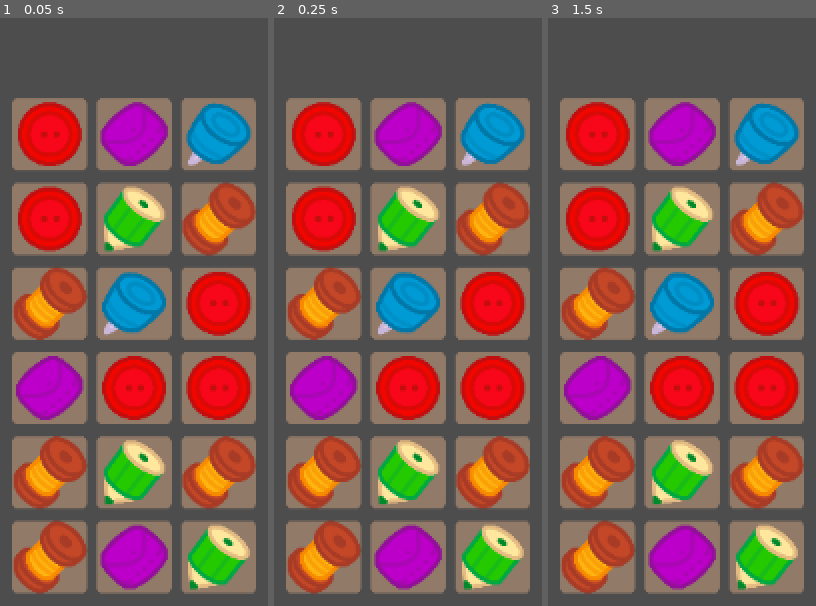
Above: before the commit, frames 1-3 (left to right).
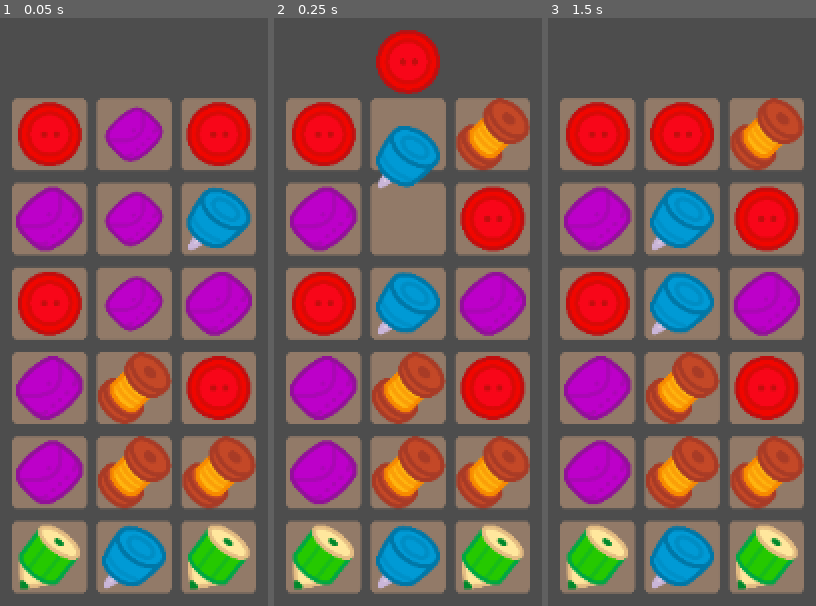
Above: after the commit, the same moments.

Repository: vyacheslavhere/godotm3
Game: Godot game, scene res://scenes/m3.tscn
The game is run twice, just before and just after one commit, with the same random seed, the same clock (stepped at 60 frames per second) and the same inputs.
Inputs (mouse positions are in pixels of both pictures, inside the frame that each line leads up to):
- Up to frame 1 (0.05 s): no input
- Up to frame 2 (0.25 s): no input
- Up to frame 3 (1.5 s): move the mouse to (outside the picture) at 0.52 s; click (outside the picture) at 0.67 s; tap Enter at 1.25 s; move the mouse to (outside the picture) at 1.27 s; click (outside the picture) at 1.42 s

The runs differ from the first frame. In frame 1, 27% of the frame differs, in the area x 5-96%, y 14-98%; in frame 2, 29%, in the area x 5-96%, y 2-98%; in frame 3, 27%.

Commit message:
changed debug info to previous

Diff:
--- a/scripts/board.gd
+++ b/scripts/board.gd
@@ -9,22 +9,22 @@
 	"tiles": [
 		{ "x": 2, "y": 5, "chip": { "kind": "random", "options": {} }, "is_generator": false },
 		{ "x": 1, "y": 5, "chip": { "kind": "random", "options": {} }, "is_generator": false },
-		{ "x": 0, "y": 5, "chip": { "kind": "yellow_chip", "options": {} }, "is_generator": false },
+		{ "x": 0, "y": 5, "chip": { "kind": "random", "options": {} }, "is_generator": false },
 		{ "x": 2, "y": 4, "chip": { "kind": "random", "options": {} }, "is_generator": false },
 		{ "x": 1, "y": 4, "chip": { "kind": "random", "options": {} }, "is_generator": false },
-		{ "x": 0, "y": 4, "chip": { "kind": "yellow_chip", "options": {} }, "is_generator": false },
-		{ "x": 2, "y": 3, "chip": { "kind": "red_chip", "options": {} }, "is_generator": false },
-		{ "x": 1, "y": 3, "chip": { "kind": "red_chip", "options": {} }, "is_generator": false },
-		{ "x": 0, "y": 3, "chip": { "kind": "purple_chip", "options": {} }, "is_generator": false },
+		{ "x": 0, "y": 4, "chip": { "kind": "random", "options": {} }, "is_generator": false },
+		{ "x": 2, "y": 3, "chip": { "kind": "random", "options": {} }, "is_generator": false },
+		{ "x": 1, "y": 3, "chip": { "kind": "random", "options": {} }, "is_generator": false },
+		{ "x": 0, "y": 3, "chip": { "kind": "random", "options": {} }, "is_generator": false },
 		{ "x": 2, "y": 2, "chip": { "kind": "random", "options": {} }, "is_generator": false },
 		{ "x": 1, "y": 2, "chip": { "kind": "random", "options": {} }, "is_generator": false },
-		{ "x": 0, "y": 2, "chip": { "kind": "yellow_chip", "options": {} }, "is_generator": false },
+		{ "x": 0, "y": 2, "chip": { "kind": "random", "options": {} }, "is_generator": false },
 		{ "x": 2, "y": 1, "chip": { "kind": "random", "options": {} }, "is_generator": false },
 		{ "x": 1, "y": 1, "chip": { "kind": "random", "options": {} }, "is_generator": false },
-		{ "x": 0, "y": 1, "chip": { "kind": "red_chip", "options": {} }, "is_generator": false },
+		{ "x": 0, "y": 1, "chip": { "kind": "random", "options": {} }, "is_generator": false },
 		{ "x": 2, "y": 0, "chip": { "kind": "random", "options": {} }, "is_generator": true },
 		{ "x": 1, "y": 0, "chip": { "kind": "random", "options": {} }, "is_generator": true },
-		{ "x": 0, "y": 0, "chip": { "kind": "red_chip", "options": {} }, "is_generator": true },
+		{ "x": 0, "y": 0, "chip": { "kind": "random", "options": {} }, "is_generator": true },
 	]
 }
 # prefabs
--- a/scripts/random.gd
+++ b/scripts/random.gd
@@ -10,7 +10,7 @@
 
 # setting up seed
 func _ready() -> void:
-	seeded_randomizer.seed = -620291218619724930
+	seeded_randomizer.seed = Time.get_unix_time_from_system()
 
 # getting random range
 func range(a: int, b: int) -> int:
